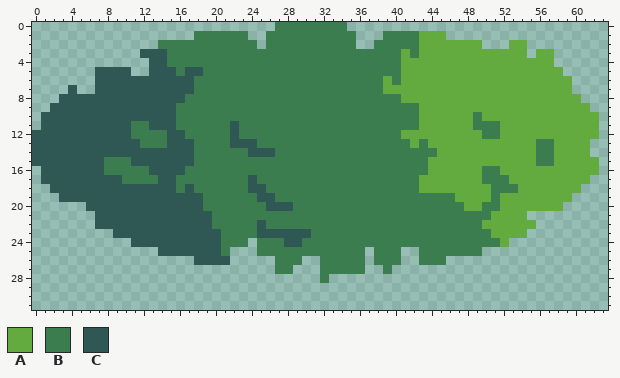
One commit to this pixel-art sprite: assets/tree-leaves.png. Above: the version before the commit.
The file is 64x32 pixels.
Palette (. is transparent): A #63ab3f  B #3b7d4f  C #2f5753
Pixels before, first column x 0:
 0 ...........................BBBBBBBB............................
 1 ..................BBBBBB..BBBBBBBBBB...BBBBAAA.................
 2 ..............BBBBBBBBBBB.BBBBBBBBBB..BBBBBAAAAAAA...AA........
 3 ............CCCBBBBBBBBBBBBBBBBBBBBBBBBBBABAAAAAAAAAAAA.AA.....
 4 .............CCBBBBBBBBBBBBBBBBBBBBBBBBBBAAAAAAAAAAAAAAAAA.....
 5 .......CCCC..CCCBCCBBBBBBBBBBBBBBBBBBBBBBAAAAAAAAAAAAAAAAAA....
 6 .......CCCCCCCCCCCBBBBBBBBBBBBBBBBBBBBBABAAAAAAAAAAAAAAAAAAA...
 7 ....C..CCCCCCCCCCCBBBBBBBBBBBBBBBBBBBBBAAAAAAAAAAAAAAAAAAAAA...
 8 ...CCCCCCCCCCCCCCBBBBBBBBBBBBBBBBBBBBBBBBAAAAAAAAAAAAAAAAAAAA..
 9 ..CCCCCCCCCCCCCCBBBBBBBBBBBBBBBBBBBBBBBBBBBAAAAAAAAAAAAAAAAAAA.
10 .CCCCCCCCCCCCCCCBBBBBBBBBBBBBBBBBBBBBBBBBBBAAAAAABAAAAAAAAAAAAA
11 .CCCCCCCCCCBBCCCBBBBBBCBBBBBBBBBBBBBBBBBBBBAAAAAABBBAAAAAAAAAAA
12 CCCCCCCCCCCBBBBCCBBBBBCBBBBBBBBBBBBBBBBBBAAAAAAAAABBAAAAAAAAAAA
13 CCCCCCCCCCCCBBBCCCBBBBCCCBBBBBBBBBBBBBBBBBABAAAAAAAAAAAABBAAAA.
14 CCCCCCCCCCCCCCCCCCBBBBBBCCCBBBBBBBBBBBBBBBBBBAAAAAAAAAAABBAAAA.
15 CCCCCCCCBBBCCCCCCCBBBBBBBBBBBBBBBBBBBBBBBBBBAAAAAAAAAAAABBAAAAA
16 .CCCCCCCBBBBBCCCCBBBBBBBBBBBBBBBBBBBBBBBBBBBAAAAAABBAAAAAAAAAAA
17 .CCCCCCCCCBBBBCCBBBBBBBBCBBBBBBBBBBBBBBBBBBAAAAAAABBBAAAAAAAAA.
18 ..CCCCCCCCCCCCCCBCBBBBBBCCBBBBBBBBBBBBBBBBBAAAAAAAABBBAAAAAAA..
19 ...CCCCCCCCCCCCCCCCBBBBBBCCBBBBBBBBBBBBBBBBBBBBAAAABAAAAAAAA...
20 ......CCCCCCCCCCCCCBBBBBBBCCCBBBBBBBBBBBBBBBBBBBAABBAAAAAAA....
21 .......CCCCCCCCCCCCCBBBBBBBBBBBBBBBBBBBBBBBBBBBBBBBAAAA........
22 .......CCCCCCCCCCCCCBBBBBCBBBBBBBBBBBBBBBBBBBBBBBBAAAAAA.......
23 .........CCCCCCCCCCCCBBBBCCCCCCBBBBBBBBBBBBBBBBBBBBAAAA........
24 ...........CCCCCCCCCCBBB.BBBCCBBBBBBBBBBBBBBBBBBBBBBA..........
25 ..............CCCCCCCB...BBBBBBBBBBBB.BBB..BBBBBBB.............
26 ..................CCCC.....BBB..BBBBB.BBB..BBB.................
27 ...........................BB...BBBBB..B.......................
28 ................................B..............................
After:
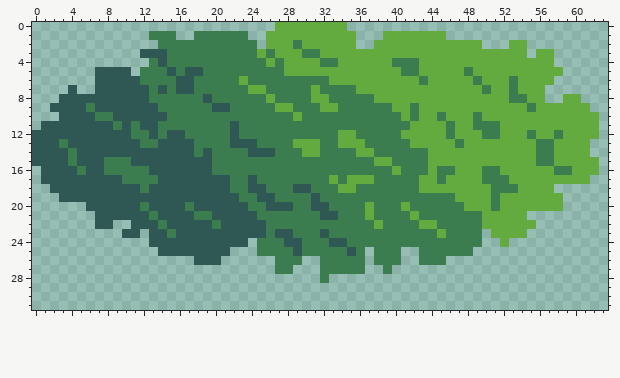
Changes in this commit:
Colour B gives way to colour A in row 0 at x 27 to 34; in row 1 at x 26 to 35 and 39 to 42; in row 2 at x 26 to 28, 30 to 35 and 38 to 42; in row 3 at x 25, 27 to 29, 32 to 40 and 42; in row 4 at x 26, 28 to 31 and 34 to 39; in row 5 at x 28 to 40.
Colour B gives way to colour A in row 6 at x 23, 33 to 38 and 40; in row 7 at x 24 to 25, 31 and 36 to 38; in row 8 at x 26, 31 to 32 and 38 to 40; in row 9 at x 27 to 28, 32 to 33 and 40 to 41; in row 10 at x 29 and 41; in row 11 at x 42.
Colour B gives way to colour A in row 12 at x 34 to 35; in row 13 at x 29 to 31, 34 to 36 and 43; in row 14 at x 30 to 31, 36 to 37 and 44; in row 15 at x 38 to 39; in row 16 at x 40; in row 17 at x 33 and 35 to 37.
Colour B gives way to colour A in row 18 at x 34 to 35; in row 20 at x 37, 41 and 50; in row 21 at x 37, 42 and 50; in row 22 at x 38 and 43 to 44; in row 23 at x 45.
The edit adds colour B in row 1 at x 13 to 15; in row 5 at x 12.
Colour A gives way to colour B in row 4 at x 41 to 42; in row 5 at x 41 to 42 and 48; in row 6 at x 43, 49 and 53; in row 7 at x 50 and 53; in row 8 at x 53 to 54; in row 9 at x 55.
Colour A gives way to colour B in row 10 at x 45; in row 11 at x 46; in row 12 at x 46, 55 and 58; in row 13 at x 47; in row 16 at x 45 to 46 and 58 to 59; in row 17 at x 45.
Colour C gives way to colour B in row 4 at x 13; in row 5 at x 13 to 14; in row 6 at x 12 to 15; in row 7 at x 13 and 15; in row 8 at x 13 to 16; in row 9 at x 6 and 14 to 15.
Colour C gives way to colour B in row 10 at x 7 to 8 and 15; in row 11 at x 9 and 14 to 15; in row 13 at x 3; in rows 14 to 15 at x 4; in row 16 at x 5; in row 18 at x 12.
Colour C gives way to colour B in row 20 at x 12 and 17; in row 21 at x 13 and 18 to 19; in row 22 at x 14; in row 23 at x 15, 26 and 29 to 30.
Colour B gives way to colour C in row 8 at x 19; in row 9 at x 20 to 21; in row 11 at x 12; in row 12 at x 13; in row 13 at x 14; in row 14 at x 19.
Colour B gives way to colour C in row 15 at x 18 to 19; in row 16 at x 17 to 19; in row 17 at x 16 to 21; in row 18 at x 16, 18 to 21 and 29 to 30; in row 19 at x 19 to 22 and 31; in row 20 at x 19 to 23 and 31 to 32.
Colour B gives way to colour C in row 21 at x 20 to 24 and 32 to 33; in row 22 at x 21 to 24; in row 23 at x 21 to 24 and 32; in row 24 at x 21 to 23 and 33 to 34; in row 25 at x 21, 29 and 35.
Colour A is gone in row 6 at x 58 to 59; in row 7 at x 57 to 59; in row 8 at x 57 to 58; in row 18 at x 58 to 60; in row 19 at x 59.
Colour B is gone in row 23 at x 50; in row 24 at x 50 to 51; in row 25 at x 49.
Colour C is gone in row 10 at x 1 to 2; in row 22 at x 9 to 10; in row 23 at x 9 and 12; in row 24 at x 11 to 12; in row 26 at x 21.
Boxes around the changes in both pictures, in picture pixels (x1, y1, x2, y2):
changed: (41, 22, 581, 265)
